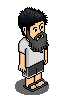
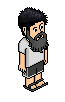
Layer changes from the first 65 × 102 image to the second:
hid "sombra", opacity 60% → 40% over box(15, 78, 49, 95)
